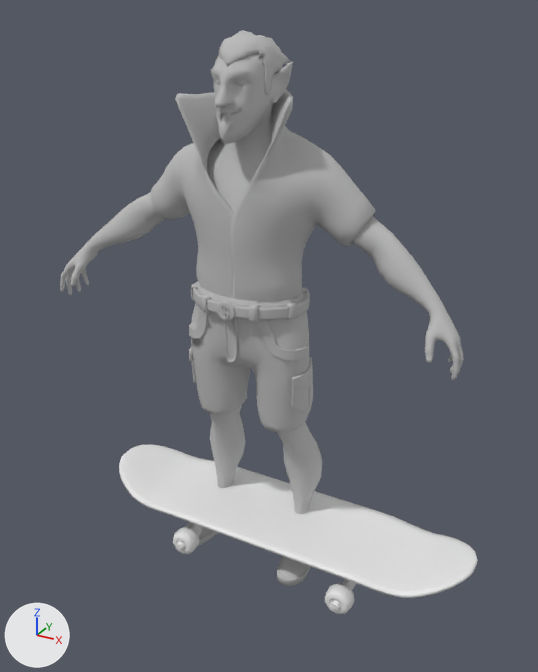
Two versions of the FBX model CryptFlip/Assets/Models/Dracula/Dracula_SkateKick.fbx, one commit apart.
Camera for both pictures: a camera (50 mm lens) standing at (1.84, -3.26, 2.96) and looking at (0.11, -0.11, 1.39). Lighting does not change. The marker at lower left points along +X, +Y and +Z.

Script lines for the objects in view, before the commit:
```python
me_mesh = bpy.data.meshes.new('Mesh')
me_mesh.from_pydata(...)  # 9131 vertices, 8842 faces; spans x -1.16..1.16, y -0.4..0.14, z 0.0..2.87
me_mesh.materials.append(mat_beard)  # grey #bcbcbc
me_mesh.materials.append(mat_eyes)  # grey #bcbcbc
me_mesh.materials.append(mat_extract8)  # grey #bcbcbc
me_mesh.materials.append(mat_shorts)  # grey #bcbcbc
me_mesh.materials.append(mat_shorts1)  # grey #bcbcbc
me_mesh.materials.append(mat_bocket)  # grey #bcbcbc
me_mesh.materials.append(mat_pocket1)  # grey #bcbcbc
me_mesh.materials.append(mat_teeth)  # grey #bcbcbc
me_mesh.materials.append(mat_hair)  # grey #bcbcbc
me_mesh.materials.append(mat_belt1_1)  # grey #bcbcbc
me_mesh.materials.append(mat_beltcap1)  # grey #bcbcbc
me_mesh.materials.append(mat_body)  # grey #bcbcbc
me_mesh_001 = bpy.data.meshes.new('Mesh.001')
me_mesh_001.from_pydata(...)  # 3452 vertices, 6508 faces; spans x -0.23..0.23, y -0.76..0.76, z -0.12..0.12
ob_dracula = bpy.data.objects.new('Dracula', me_mesh)
ob_dracula.location = (0.0, 0.0, 0.0)
ob_skateboard = bpy.data.objects.new('skateBoard', me_mesh_001)
ob_skateboard.parent = ob_skatehlpr
ob_skateboard.location = (0.0, 0.0, -0.0767)
ob_skateboard.rotation_euler = (0.0, 0.0, 1.571)  # degrees (0, 0, 90)
ob_skateboard.scale = (1.47, 1.47, 1.47)
ob_skatehlpr = bpy.data.objects.new('skateHLPR', None)
ob_skatehlpr.location = (0.186, -0.109, 0.258)
```
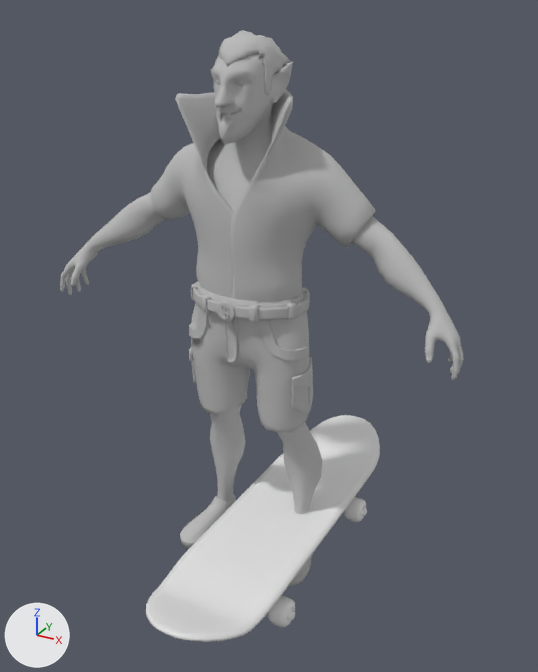
ob_skatehlpr is not drawn itself; it is the parent of ob_skateboard.

Patch to the scene script:
```diff
--- a/CryptFlip/Assets/Models/Dracula/Dracula_SkateKick.fbx.py
+++ b/CryptFlip/Assets/Models/Dracula/Dracula_SkateKick.fbx.py
@@ ob_skatehlpr @@
 ob_skatehlpr.location = (0.186, -0.109, 0.258)
+ob_skatehlpr.rotation_euler = (0.0, 0.0, -0.785)  # degrees (0, 0, -45)
@@ ob_skateboard @@
 ob_skateboard.location = (0.0, 0.0, -0.0767)
-ob_skateboard.rotation_euler = (0.0, 0.0, 1.571)  # degrees (0, 0, 90)
+ob_skateboard.rotation_euler = (0.0, 0.0, 0.785)  # degrees (0, 0, 45)
 ob_skateboard.scale = (1.47, 1.47, 1.47)
```

What differs and where, as boxes [x1, y1, x2, y2] in the pictures (538 x 672 px):
'skateBoard', turned
    before: [119, 444, 478, 614]
    after: [146, 415, 380, 642]
